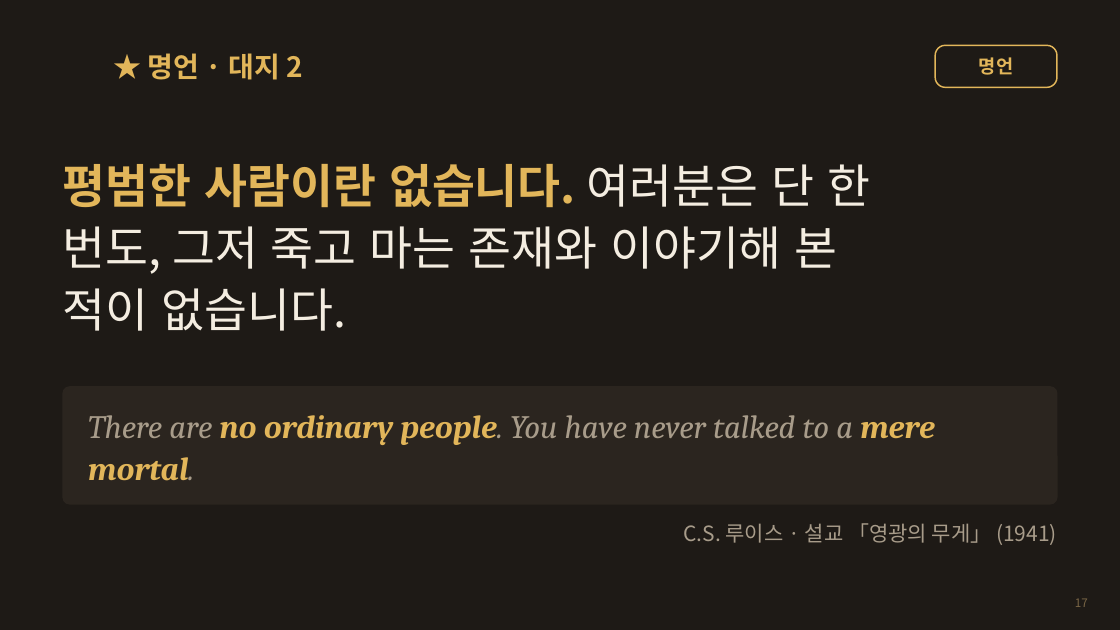
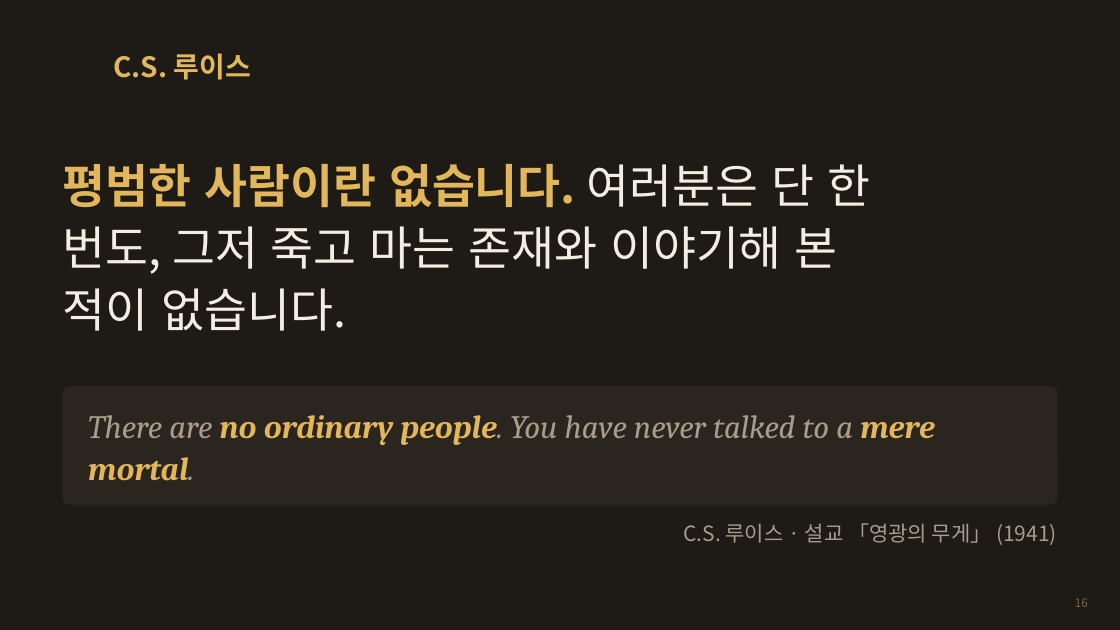
Before and after one commit to chleesarang/cys-terminal-javis, a slide deck: slide 16 of docs/sermons/ruth-naomi-hapdok.pptx (slide 17 before the commit). Drawn at 1120x630 pixels with LibreOffice and Linux fonts; fonts in the diff are those of the drawing; background and template pictures are left out. Boxes give left, top, right and bottom in pixels: in the first picture for what was removed or moved away, otherwise in the second. Text is boxed around its words. In the diff, an @@ line names an element or a change of style, - is before the commit and + after.

```diff
--- a/docs/sermons/ruth-naomi-hapdok.pptx
+++ b/docs/sermons/ruth-naomi-hapdok.pptx
@@ title added at bbox=[113, 53, 251, 80], 24 pt, text #E2B65A, bold @@
+C.S. 루이스
@@ title removed at bbox=[148, 53, 303, 80] @@
-★ 명언 · 대지 2
@@ rounded rectangle removed at bbox=[935, 45, 1057, 87] @@
-명언
@@ page number at bbox=[1075, 598, 1088, 607]: text changed @@
-17
+16
```
Also in this commit, not shown: 37 other slides changed, 7 slides added, 2 slides removed, 2 other files.
